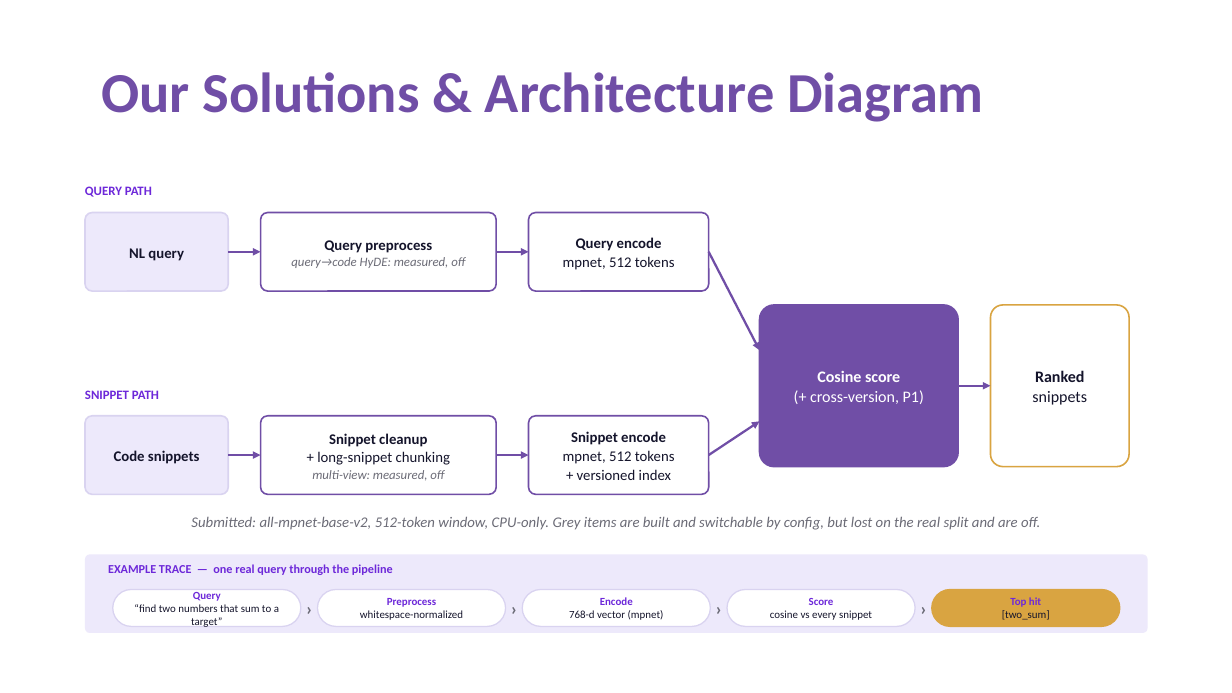
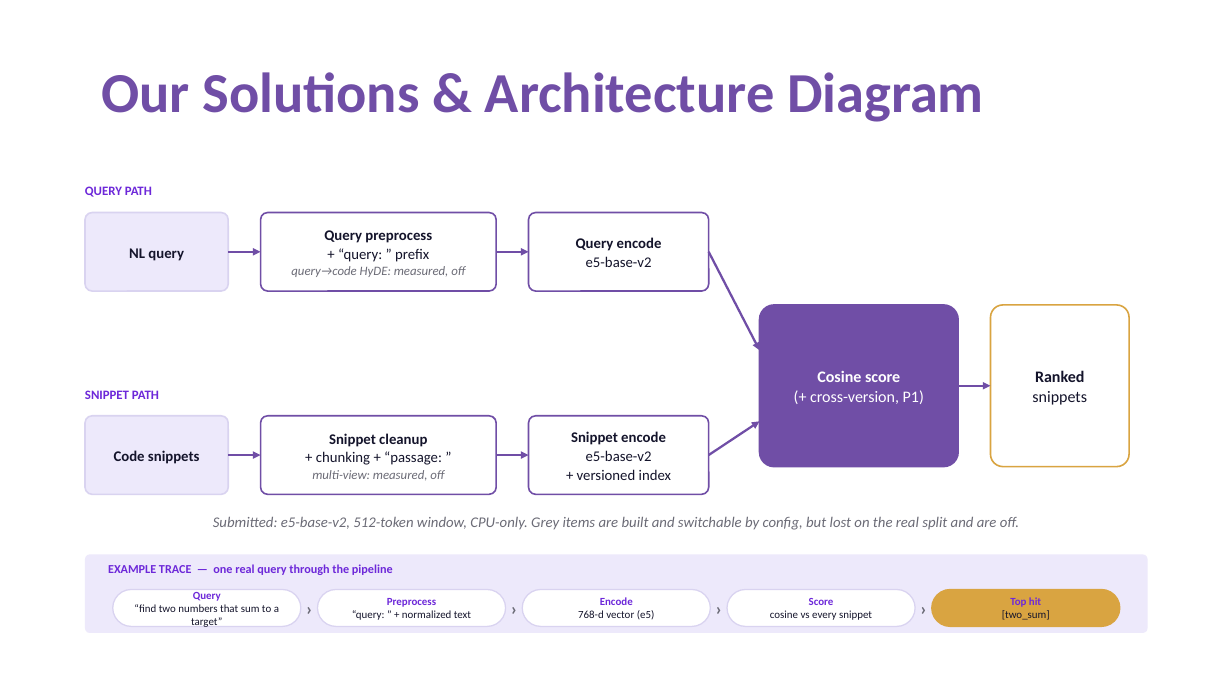
Before and after one commit to Ajha2005/samsung-prism, a slide deck: slide 4 of submission/Thapar_Trace_Submission_ppt.pptx. Drawn at 1232x693 pixels with LibreOffice and Linux fonts; fonts in the diff are those of the drawing. Boxes give left, top, right and bottom in pixels: in the first picture for what was removed or moved away, otherwise in the second. Text is boxed around its words. In the diff, an @@ line names an element or a change of style, - is before the commit and + after.

```diff
--- a/submission/Thapar_Trace_Submission_ppt.pptx
+++ b/submission/Thapar_Trace_Submission_ppt.pptx
@@ text in rounded rectangle at [338, 248, 429, 262]: paragraph added @@
++ “query: ” prefix
@@ text in rounded rectangle at [586, 256, 652, 267]: text changed @@
-mpnet, 512 tokens
+e5-base-v2
@@ text in rounded rectangle at [316, 451, 442, 465]: text changed @@
-+ long-snippet chunking
++ chunking + “passage: ”
@@ text in rounded rectangle at [586, 450, 652, 461]: text changed @@
-mpnet, 512 tokens
+e5-base-v2
@@ text at [213, 517, 1019, 530]: text changed @@
-Submitted: all-mpnet-base-v2, 512-token window, CPU-only. Grey items are built and switchable by config, but lost on the real split and are off.
+Submitted: e5-base-v2, 512-token window, CPU-only. Grey items are built and switchable by config, but lost on the real split and are off.
@@ text at [352, 610, 471, 620]: text changed @@
-whitespace-normalized
+“query: ” + normalized text
@@ text at [578, 610, 655, 619]: text changed @@
-768-d vector (mpnet)
+768-d vector (e5)
```
Also in this commit, not shown: 6 other slides changed, 1 other file.
